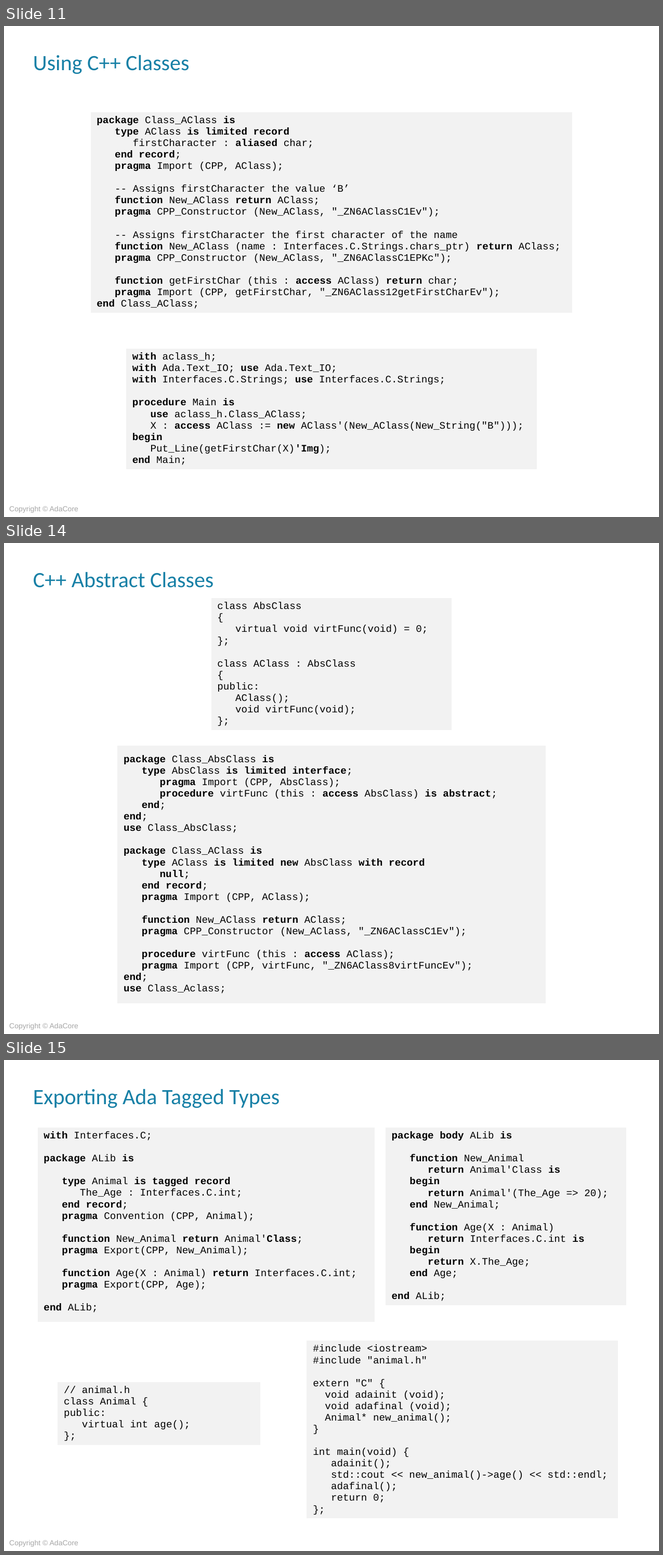
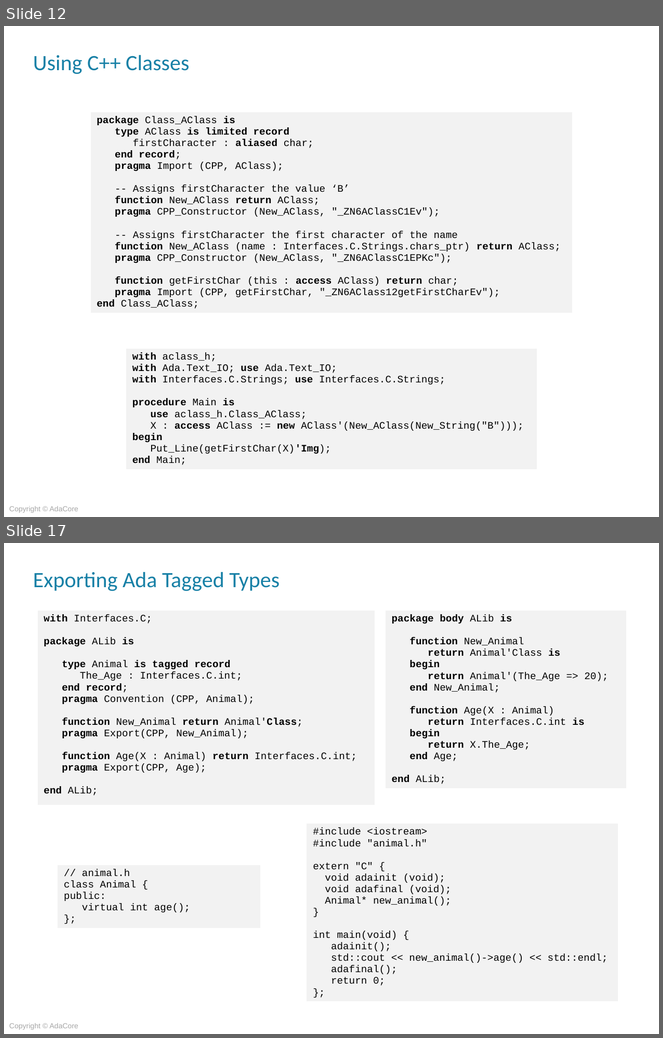
Before and after one commit to AdaCoreU/Courses, a slide deck: lectures/04_Mixed_Language_Programming_In_Ada/03_Ada_and_C++/Slides/03_Ada_and_C++.pptx. Shown one above the other, each under a label of ours: slides 11, 14 and 15 before the commit, slides 12 and 17 after it; the slides between them are not shown. The pictures are 663x1555 and 663x1038 pixels, drawn with LibreOffice and Linux fonts; fonts in the diff are those of the drawing; background and template pictures are left out. Boxes give left, top, right and bottom in pixels: in the first picture for what was removed or moved away, otherwise in the second. Text is boxed around its words. In the diff, an @@ line names an element or a change of style, - is before the commit and + after.

```diff
--- a/lectures/04_Mixed_Language_Programming_In_Ada/03_Ada_and_C++/Slides/03_Ada_and_C++.pptx
+++ b/lectures/04_Mixed_Language_Programming_In_Ada/03_Ada_and_C++/Slides/03_Ada_and_C++.pptx
@@ slide 14 removed at (4, 543, 659, 1034), background picture (left out); not listed: 1 template element that a slide beside it also shows @@
@@ title removed at (33, 572, 214, 588) @@
-C++ Abstract Classes
@@ table removed at (211, 598, 453, 737), 1 rows, 1 columns @@
-class AbsClass / { / virtual void virtFunc(void) = 0; / }; / class AClass : AbsClass / { / public: / AClass(); / void virtFunc(void); / };
@@ table removed at (117, 745, 546, 1004), 1 rows, 1 columns @@
-package Class_AbsClass is / type AbsClass is limited interface; / pragma Import (CPP, AbsClass); / procedure virtFunc (this : access AbsClass) is abstract; / end; / end; / use Class_AbsClass; / package Class_AClass is / type AClass is limited new AbsClass with record / null; / end record; / pragma Import (CPP, AClass); / function New_AClass return AClass; / pragma CPP_Constructor (New_AClass, "_ZN6AClassC1Ev"); / procedure virtFunc (this : access AClass); / pragma Import (CPP, virtFunc, "_ZN6AClass8virtFuncEv"); / end; / use Class_Aclass;
@@ what was slide 11 is now slide 12 @@
@@ what was slide 15 is now slide 17 @@
```
Also in this commit, not shown: 9 slides added, 6 other slides removed, 1 other file.
